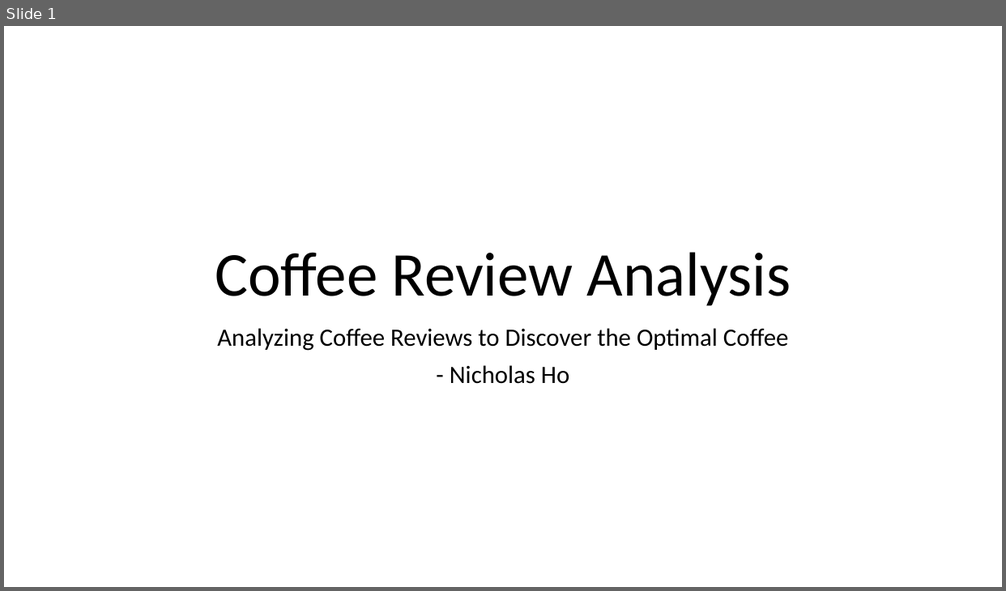
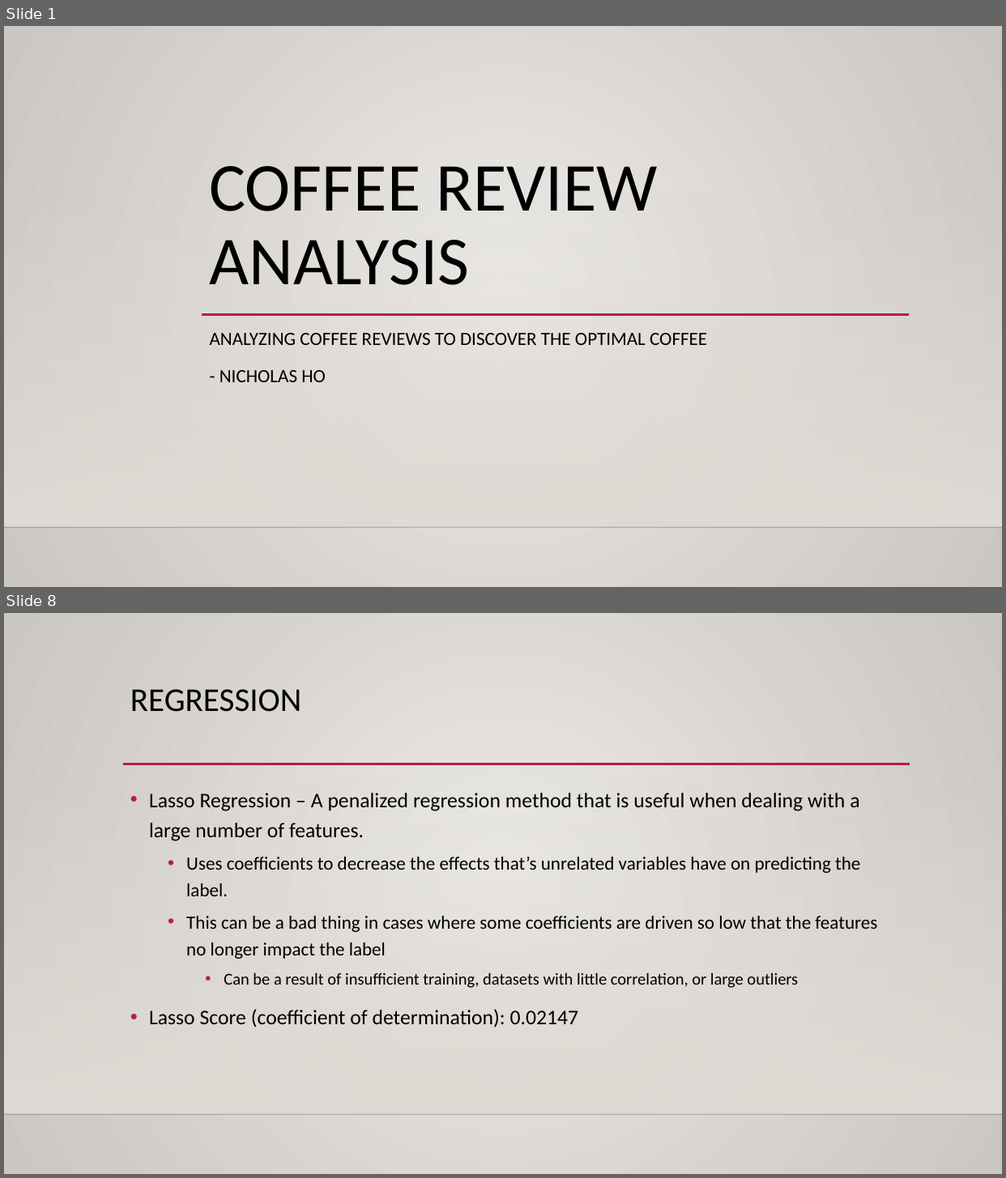
Before and after one commit to DATA-606-SPRING-2023-TUE/nicholas_data606, a slide deck: docs/Project_Presentation.pptx. Shown one above the other, each under a label of ours: slide 1 before the commit, slides 1 and 8 after it; the slides between them are not shown. The pictures are 1006x591 and 1006x1178 pixels, drawn with LibreOffice and Linux fonts; fonts in the diff are those of the drawing; background and template pictures are left out. Boxes give left, top, right and bottom in pixels: in the first picture for what was removed or moved away, otherwise in the second. Text is boxed around its words. In the diff, an @@ line names an element or a change of style, - is before the commit and + after.

```diff
--- a/docs/Project_Presentation.pptx
+++ b/docs/Project_Presentation.pptx
@@ slide 8 added at (4, 613, 1002, 1174), background gradient #ECEAE7 to #CAC7C1; not listed: 2 template elements that a slide beside it also shows @@
@@ title added at (130, 689, 301, 712), 32 pt, text #000000 @@
+REGRESSION
@@ line added from (123, 764) to (910, 764), #B71E42 2.5 pt @@
@@ text added at (149, 793, 877, 1028), 18 pt, text #000000 @@
+• Lasso Regression – A penalized regression method that is useful when dealing with a large number of features.
+  • Uses coefficients to decrease the effects that’s unrelated variables have on predicting the label.
+  • This can be a bad thing in cases where some coefficients are driven so low that the features no longer impact the label
+    • Can be a result of insufficient training, datasets with little correlation, or large outliers
+• Lasso Score (coefficient of determination): 0.02147
@@ slide 1 changed as well @@
@@ background #FFFFFF to gradient #ECEAE7 to #CAC7C1 @@
@@ title at (210, 166, 658, 285): text changed; size 60 to 66 pt @@
-Coffee Review Analysis
+COFFEE REVIEW ANALYSIS
@@ rectangle added at (4, 191, 1002, 527), fill gradient #DFDBD5 @@
@@ line added from (202, 315) to (909, 315), #B71E42 2.5 pt @@
@@ subtitle at (210, 333, 707, 382): text changed; size 24 to 18 pt @@
-Analyzing Coffee Reviews to Discover the Optimal Coffee
-- Nicholas Ho
+ANALYZING COFFEE REVIEWS TO DISCOVER THE OPTIMAL COFFEE
+- NICHOLAS HO
@@ line added from (4, 527) to (1002, 527), #000001 1 pt @@
```
Also in this commit, not shown: 3 other slides changed, 8 other slides added, 5 slides removed.
